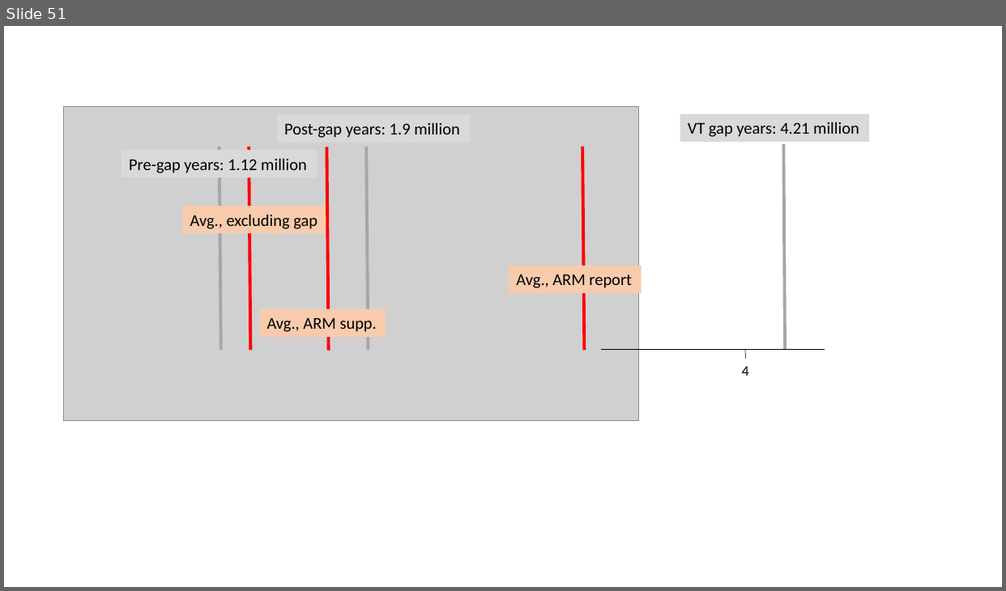
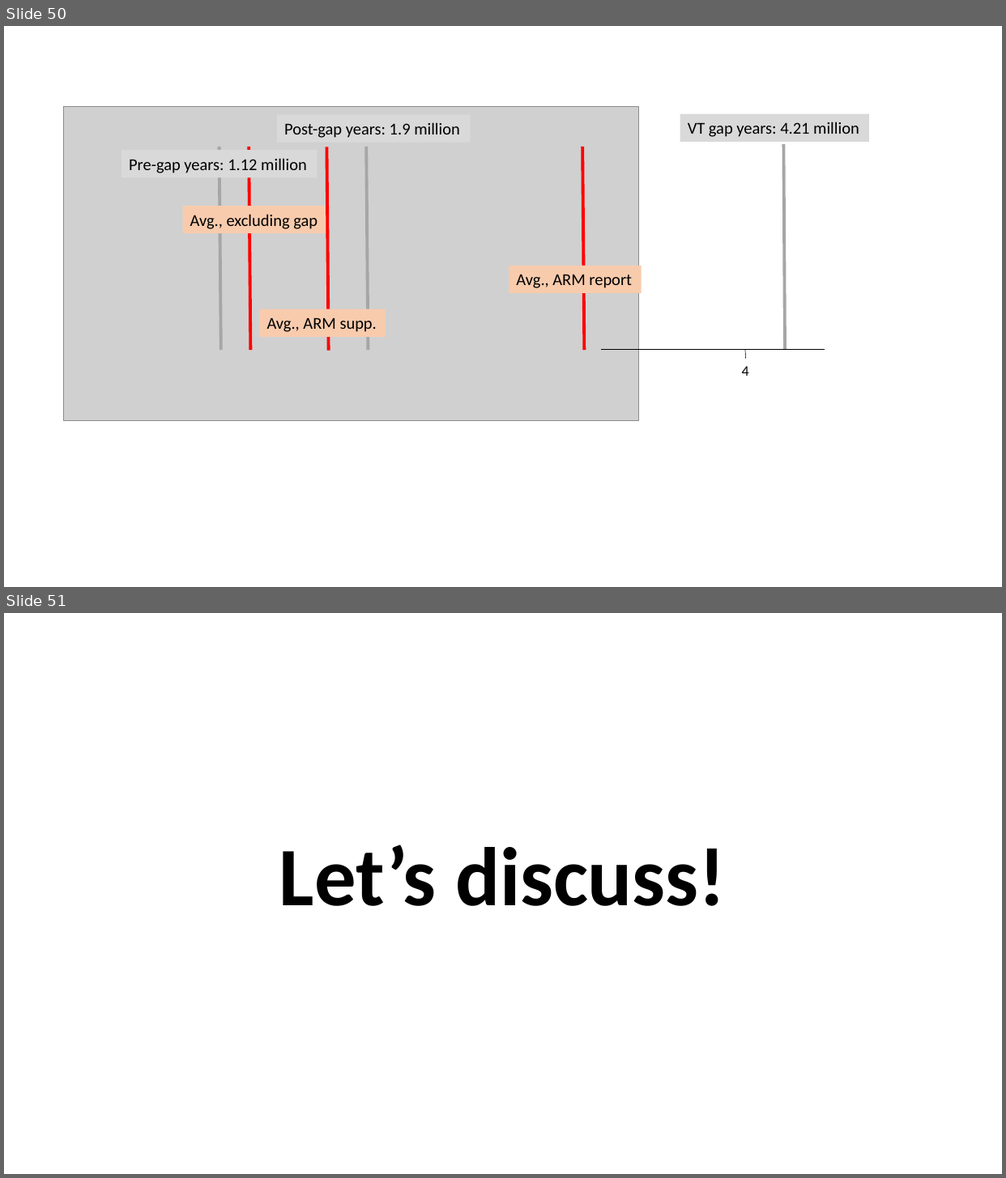
Before and after one commit to kevintshoemaker/NRES-470, a slide deck: REKN2.pptx. Shown one above the other, each under a label of ours: slide 51 before the commit, slides 50 and 51 after it. The pictures are 1006x591 and 1006x1178 pixels, drawn with LibreOffice and Linux fonts; fonts in the diff are those of the drawing; grey boxes stand for pictures. Boxes give left, top, right and bottom in pixels: in the first picture for what was removed or moved away, otherwise in the second. Text is boxed around its words. In the diff, an @@ line names an element or a change of style, - is before the commit and + after.

```diff
--- a/REKN2.pptx
+++ b/REKN2.pptx
@@ slide 51 added at [4, 613, 1002, 1174], background #FFFFFF @@
@@ title added at [279, 845, 726, 906], 80 pt, text #000000, bold @@
+Let’s discuss!
@@ what was slide 51 is now slide 50 @@
```
Also in this commit, not shown: 4 slides changed, 1 other slide added, 1 slide removed.
